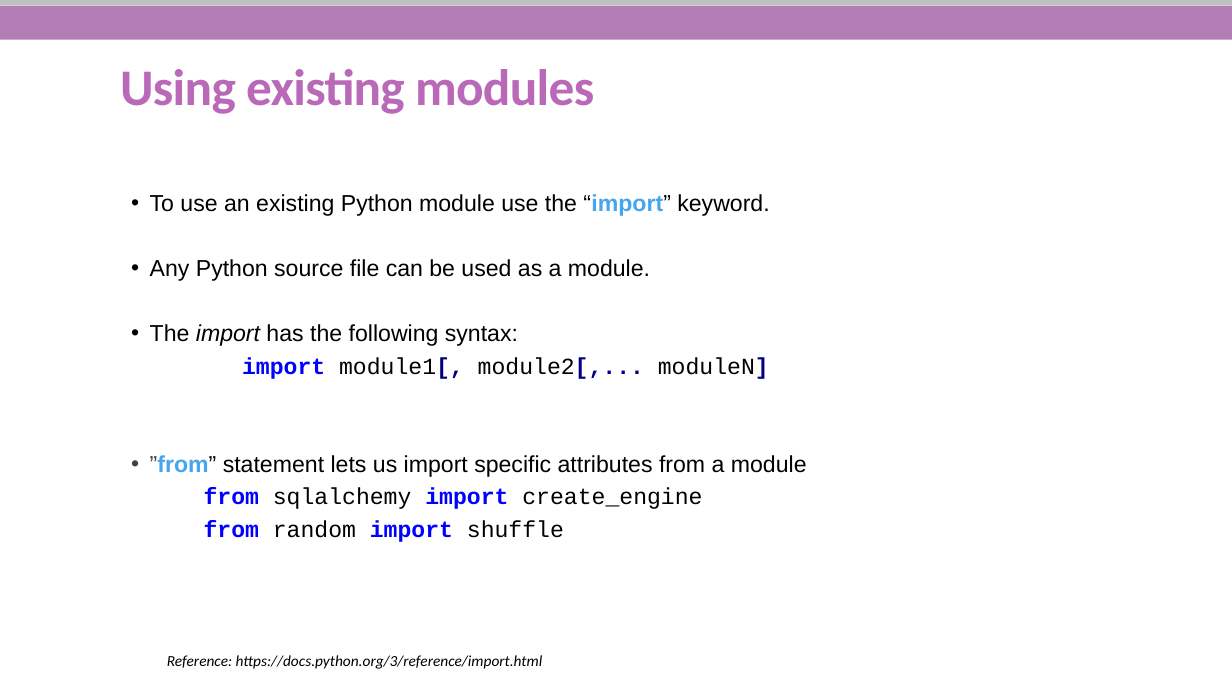
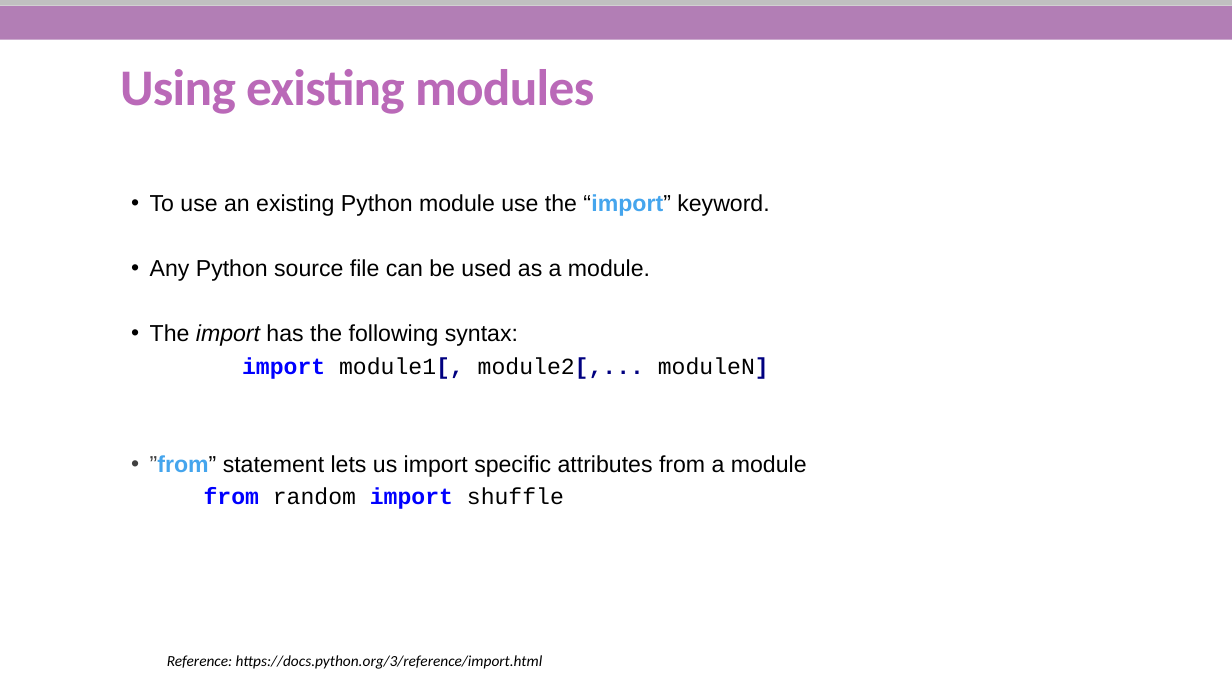
Before and after one commit to She-Codes-Now/Intro-to-Python, a slide deck: slide 28 of Python-SheCodesNow_updated.pptx. Drawn at 1232x693 pixels with LibreOffice and Linux fonts; fonts in the diff are those of the drawing; background and template pictures are left out. Boxes give left, top, right and bottom in pixels: in the first picture for what was removed or moved away, otherwise in the second. Text is boxed around its words. In the diff, an @@ line names an element or a change of style, - is before the commit and + after.

```diff
--- a/Python-SheCodesNow_updated.pptx
+++ b/Python-SheCodesNow_updated.pptx
@@ text at (x1=204, y1=488, x2=702, y2=509): paragraph removed @@
-          from sqlalchemy import create_engine
```
Also in this commit, not shown: 12 other slides changed, 3 slides added, 12 slides removed.
